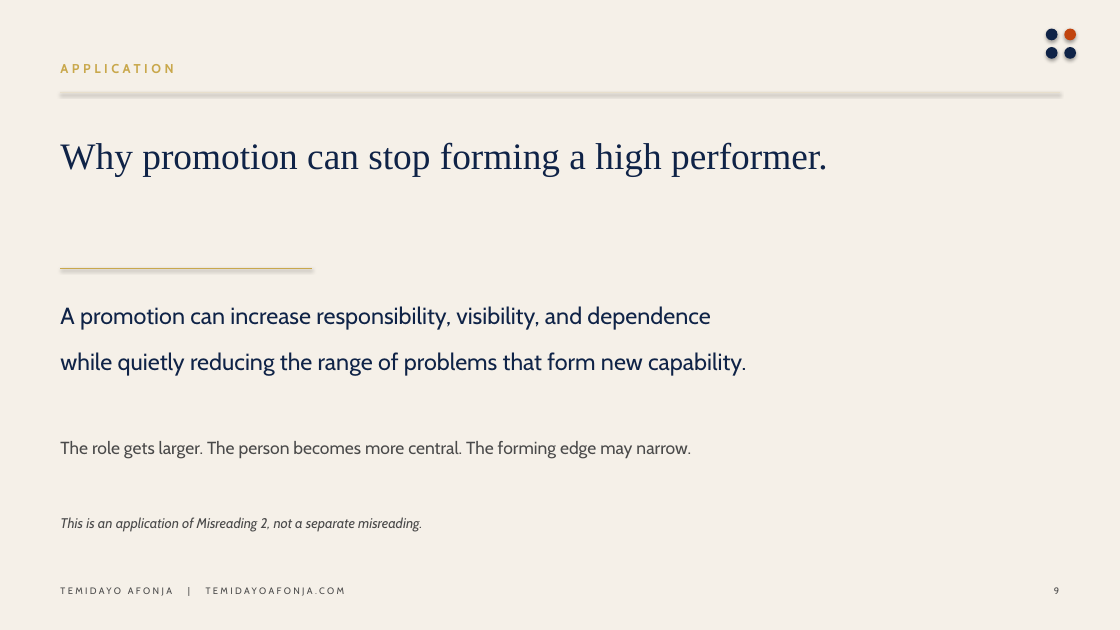
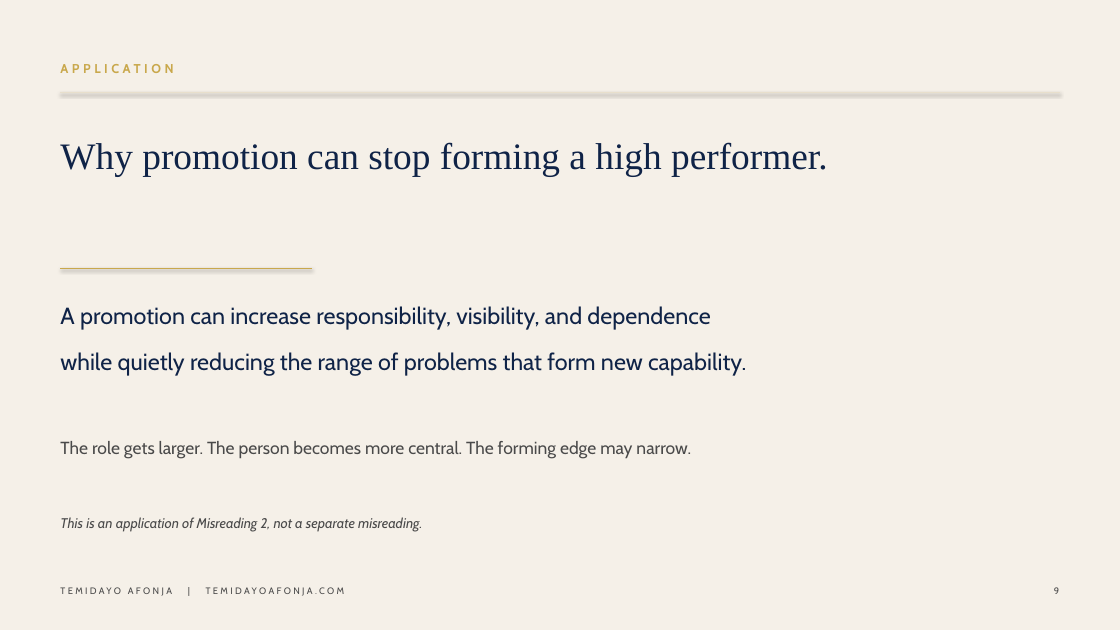
Before and after one commit to temidanielle/temidayoafonja-site, a slide deck: slide 9 of lightning-lesson/Is_Your_Work_Still_Building_You_Free_Lightning_Lesson_v1.0.pptx. Drawn at 1120x630 pixels with LibreOffice and Linux fonts; fonts in the diff are those of the drawing. Boxes give left, top, right and bottom in pixels: in the first picture for what was removed or moved away, otherwise in the second. Text is boxed around its words. In the diff, an @@ line names an element or a change of style, - is before the commit and + after.

```diff
--- a/lightning-lesson/Is_Your_Work_Still_Building_You_Free_Lightning_Lesson_v1.0.pptx
+++ b/lightning-lesson/Is_Your_Work_Still_Building_You_Free_Lightning_Lesson_v1.0.pptx
@@ ellipse removed at [1046,29,1058,40] @@
@@ ellipse removed at [1065,29,1076,40] @@
@@ ellipse removed at [1046,47,1058,59] @@
@@ ellipse removed at [1065,47,1076,59] @@
```
Also in this commit, not shown: 5 other slides changed, 7 other files.
